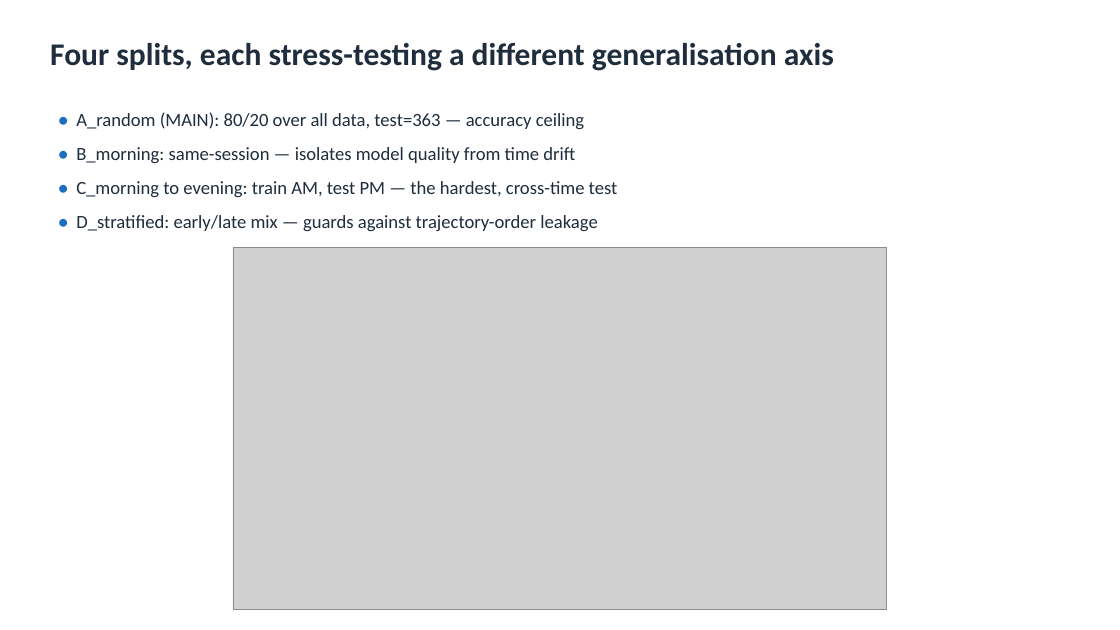
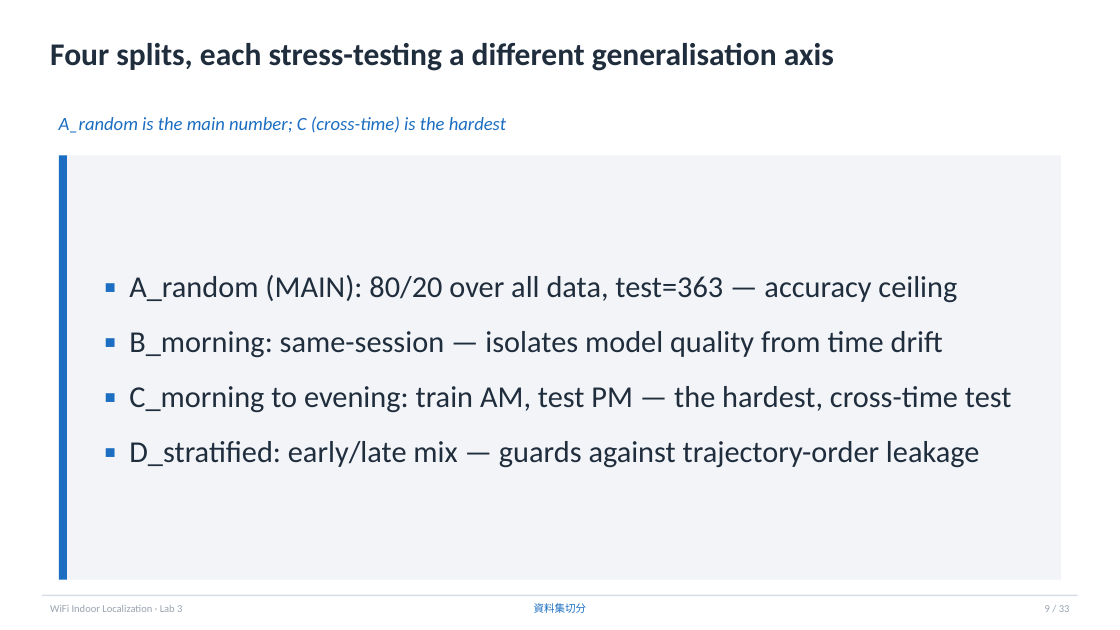
Before and after one commit to kmliy901054/cv2x-wifi-fingerprint, a slide deck: slide 9 of lab3/outputs/slides/lab3_presentation.pptx (slide 7 before the commit). Drawn at 1120x630 pixels with LibreOffice and Linux fonts; fonts in the diff are those of the drawing; grey boxes stand for pictures. Boxes give left, top, right and bottom in pixels: in the first picture for what was removed or moved away, otherwise in the second. Text is boxed around its words. In the diff, an @@ line names an element or a change of style, - is before the commit and + after.

```diff
--- a/lab3/outputs/slides/lab3_presentation.pptx
+++ b/lab3/outputs/slides/lab3_presentation.pptx
@@ text added at [59,116,506,133], 16 pt, text #1B6EC2, italic @@
+A_random is the main number; C (cross-time) is the hardest
@@ rectangle added at [59,155,1061,580], fill #F2F4F7 @@
@@ rectangle added at [59,155,67,580], fill #1B6EC2 @@
@@ picture removed at [233,248,886,609] @@
@@ text at [129,275,1012,468]: text changed; size 16 to 26 pt @@
-• A_random (MAIN): 80/20 over all data, test=363 — accuracy ceiling
-• B_morning: same-session — isolates model quality from time drift
-• C_morning to evening: train AM, test PM — the hardest, cross-time test
-• D_stratified: early/late mix — guards against trajectory-order leakage
+▪ A_random (MAIN): 80/20 over all data, test=363 — accuracy ceiling
+▪ B_morning: same-session — isolates model quality from time drift
+▪ C_morning to evening: train AM, test PM — the hardest, cross-time test
+▪ D_stratified: early/late mix — guards against trajectory-order leakage
@@ rectangle added at [42,595,1078,597], fill #D8DEE6 @@
@@ text added at [50,605,182,612], 9 pt, text #99A3AF @@
+WiFi Indoor Localization · Lab 3
@@ text added at [534,603,587,613], 9 pt, text #1B6EC2 @@
+資料集切分
@@ text added at [1045,605,1070,612], 9 pt, text #99A3AF @@
+9 / 33
```
Also in this commit, not shown: 21 other slides changed, 7 slides added.
